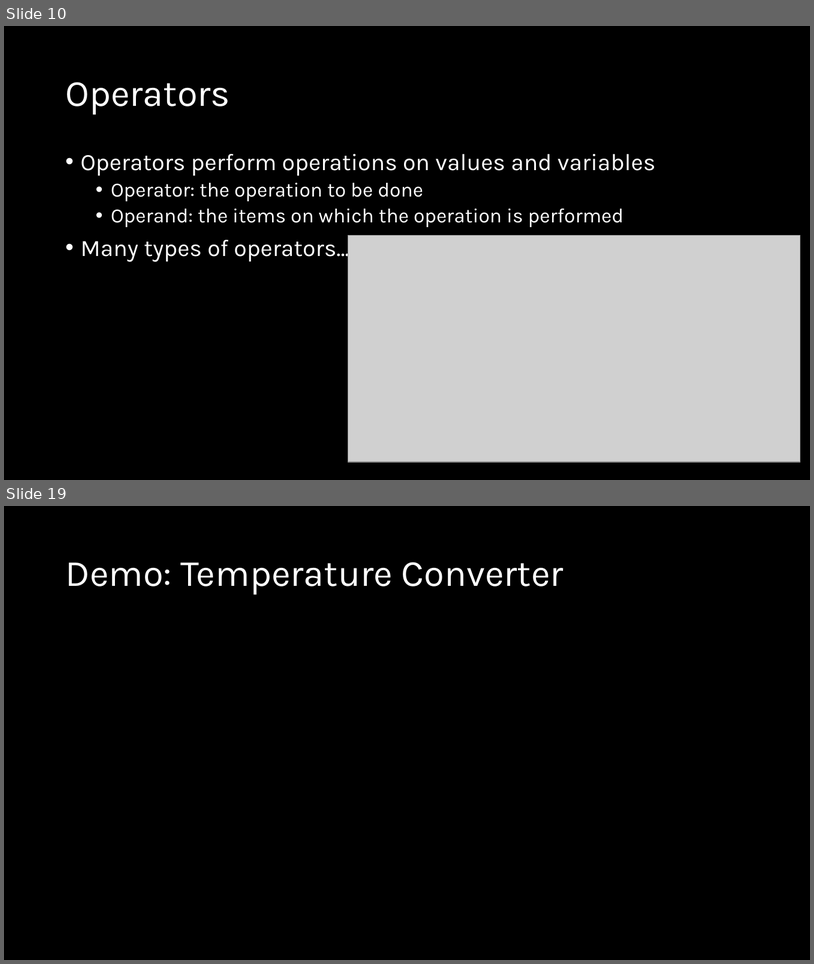
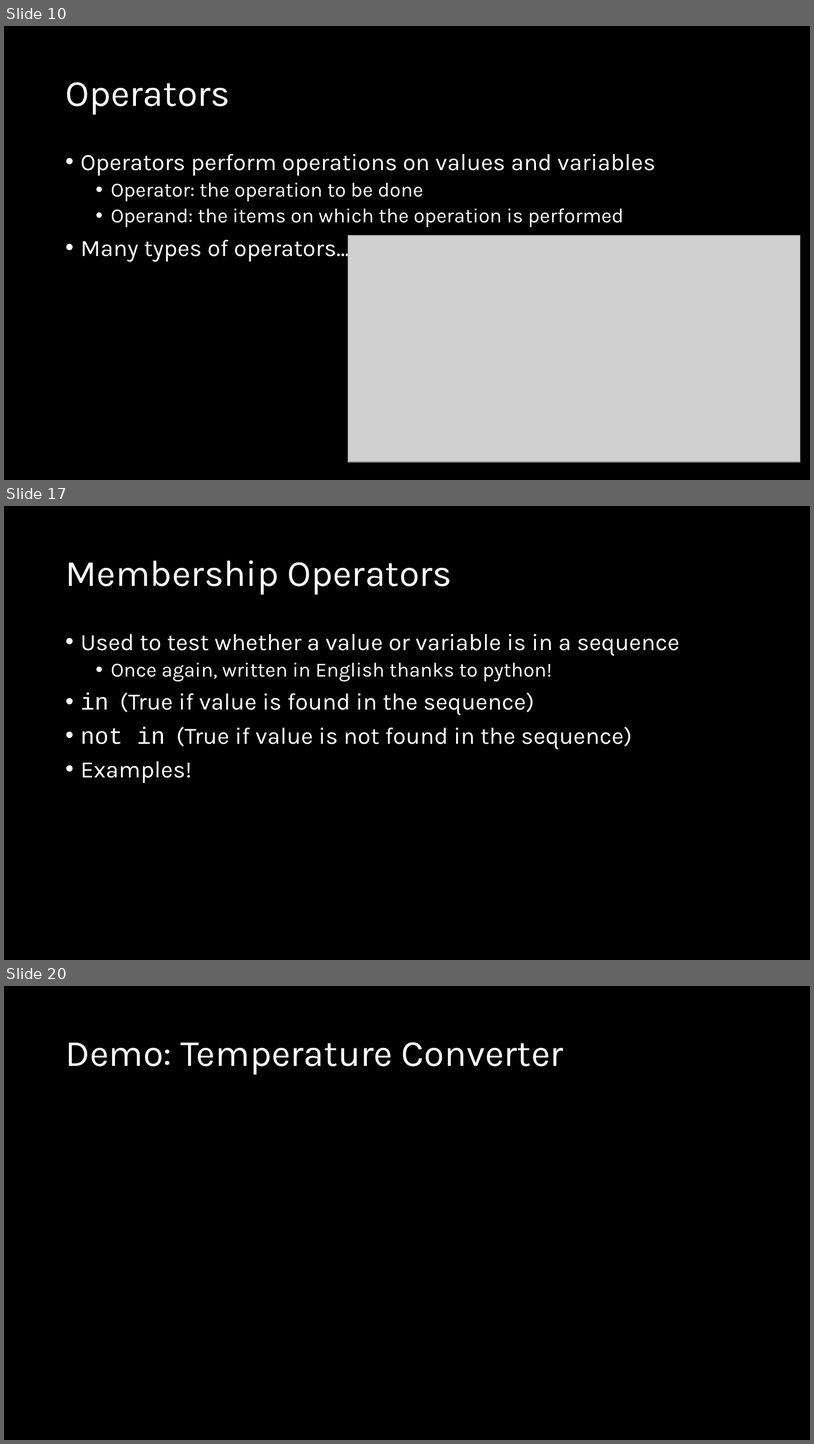
Before and after one commit to d-guh/computer-courses, a slide deck: intro-to-python/02/lesson-02.pptx. Shown one above the other, each under a label of ours: slides 10 and 19 before the commit, slides 10, 17 and 20 after it; the slides between them are not shown. The pictures are 814x964 and 814x1444 pixels, drawn with LibreOffice and Linux fonts; fonts in the diff are those of the drawing; grey boxes stand for pictures; background and template pictures are left out. Boxes give left, top, right and bottom in pixels: in the first picture for what was removed or moved away, otherwise in the second. Text is boxed around its words. In the diff, an @@ line names an element or a change of style, - is before the commit and + after.

Commit message:
feat(intro-py/02): add operator slides

```diff
--- a/intro-to-python/02/lesson-02.pptx
+++ b/intro-to-python/02/lesson-02.pptx
@@ slide 17 added at box(4, 506, 810, 960), background #000000 @@
@@ title added at box(65, 560, 453, 595), 44 pt, text #FFFFFF @@
+Membership Operators
@@ text added at box(81, 634, 680, 783), 28 pt, text #FFFFFF @@
+• Used to test whether a value or variable is in a sequence
+  • Once again, written in English thanks to python!
+• in (True if value is found in the sequence)
+• not in (True if value is not found in the sequence)
+• Examples!
@@ what was slide 19 is now slide 20 @@
```
Also in this commit, not shown: 7 slides changed, 1 other slide added, 1 slide removed.
